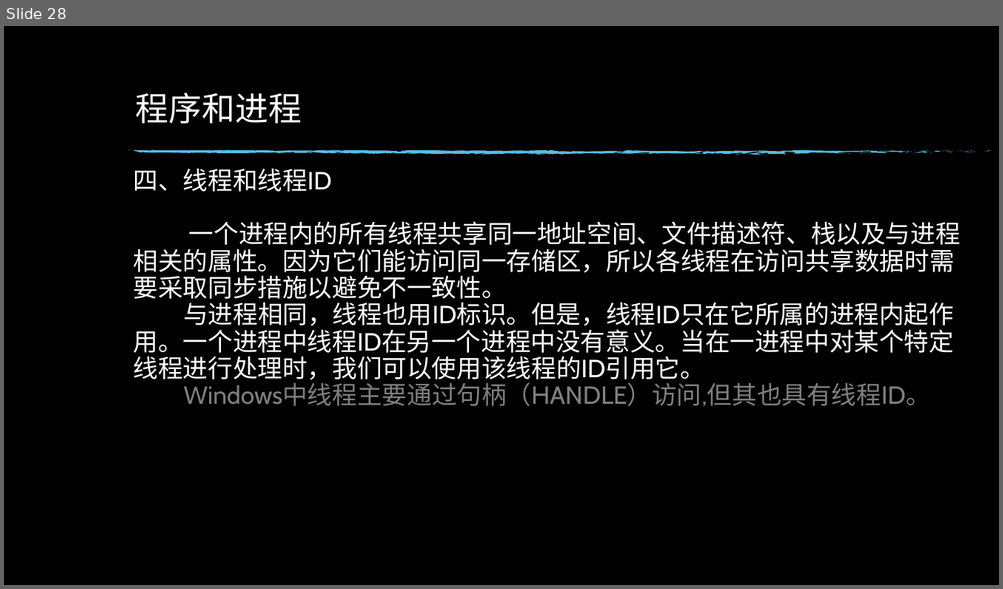
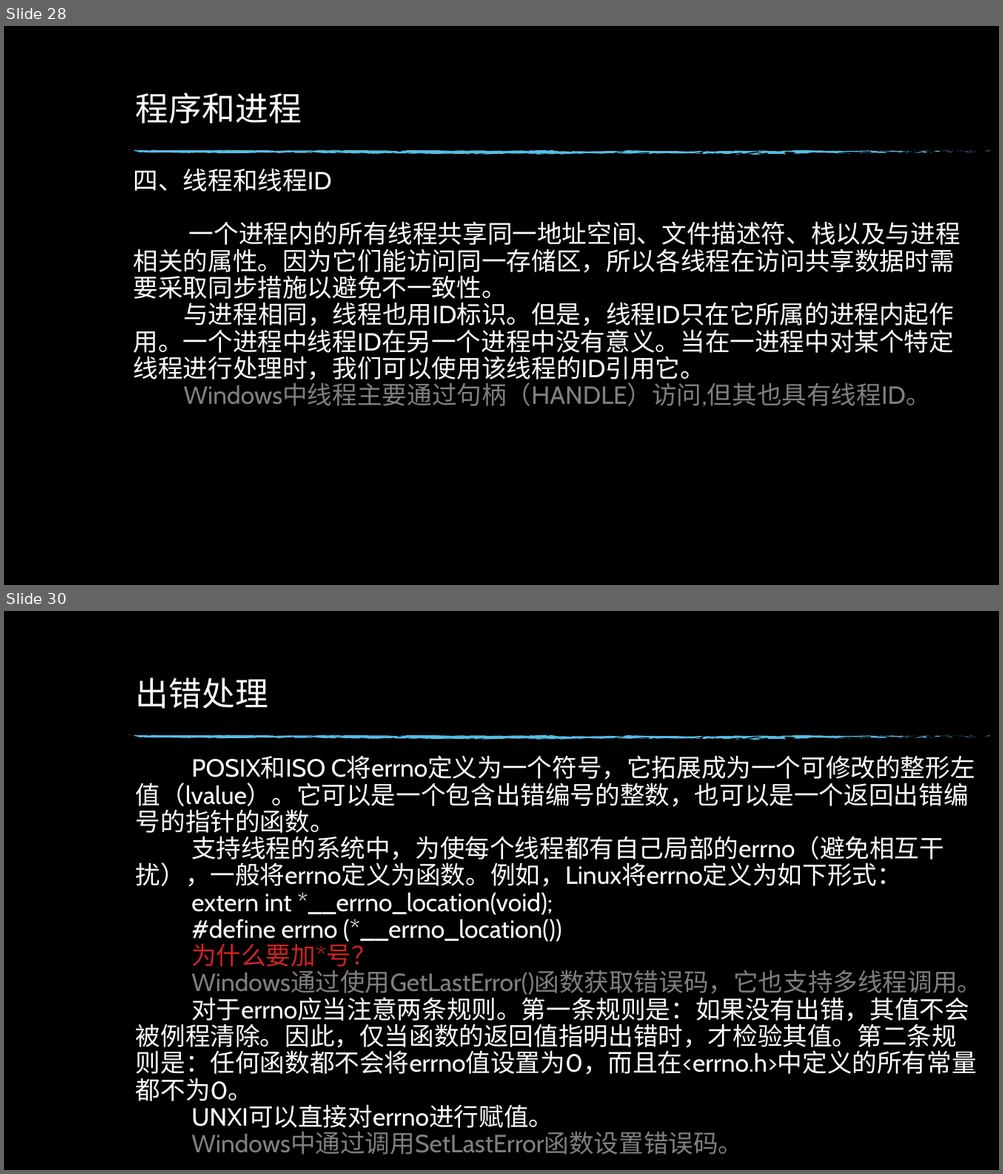
Before and after one commit to hym-dn/APUE, a slide deck: Doc/UNIX开发01.pptx. Shown one above the other, each under a label of ours: slide 28 before the commit, slides 28 and 30 after it; the slides between them are not shown. The pictures are 1003x589 and 1003x1174 pixels, drawn with LibreOffice and Linux fonts; fonts in the diff are those of the drawing; background and template pictures are left out. Boxes give left, top, right and bottom in pixels: in the first picture for what was removed or moved away, otherwise in the second. Text is boxed around its words. In the diff, an @@ line names an element or a change of style, - is before the commit and + after.

```diff
--- a/Doc/UNIX开发01.pptx
+++ b/Doc/UNIX开发01.pptx
@@ slide 30 added at (x1=4, y1=611, x2=999, y2=1170), background picture (left out); not listed: 74 template elements that a slide beside it also shows @@
@@ title added at (x1=136, y1=678, x2=268, y2=709), 32 pt, text #FFFFFF @@
+出错处理
@@ text added at (x1=136, y1=756, x2=982, y2=1155), 24 pt, text #FFFFFF @@
+POSIX和ISO C将errno定义为一个符号，它拓展成为一个可修改的整形左值（lvalue）。它可以是一个包含出错编号的整数，也可以是一个返回出错编号的指针的函数。
+支持线程的系统中，为使每个线程都有自己局部的errno（避免相互干扰），一般将errno定义为函数。例如，Linux将errno定义为如下形式：
+extern int *__errno_location(void);
+#define errno (*__errno_location())
+为什么要加*号？
+Windows通过使用GetLastError()函数获取错误码，它也支持多线程调用。
+对于errno应当注意两条规则。第一条规则是：如果没有出错，其值不会被例程清除。因此，仅当函数的返回值指明出错时，才检验其值。第二条规则是：任何函数都不会将errno值设置为0，而且在<errno.h>中定义的所有常量都不为0。
+UNXI可以直接对errno进行赋值。
+Windows中通过调用SetLastError函数设置错误码。
```
Also in this commit, not shown: 6 other slides added, 1 slide removed.
